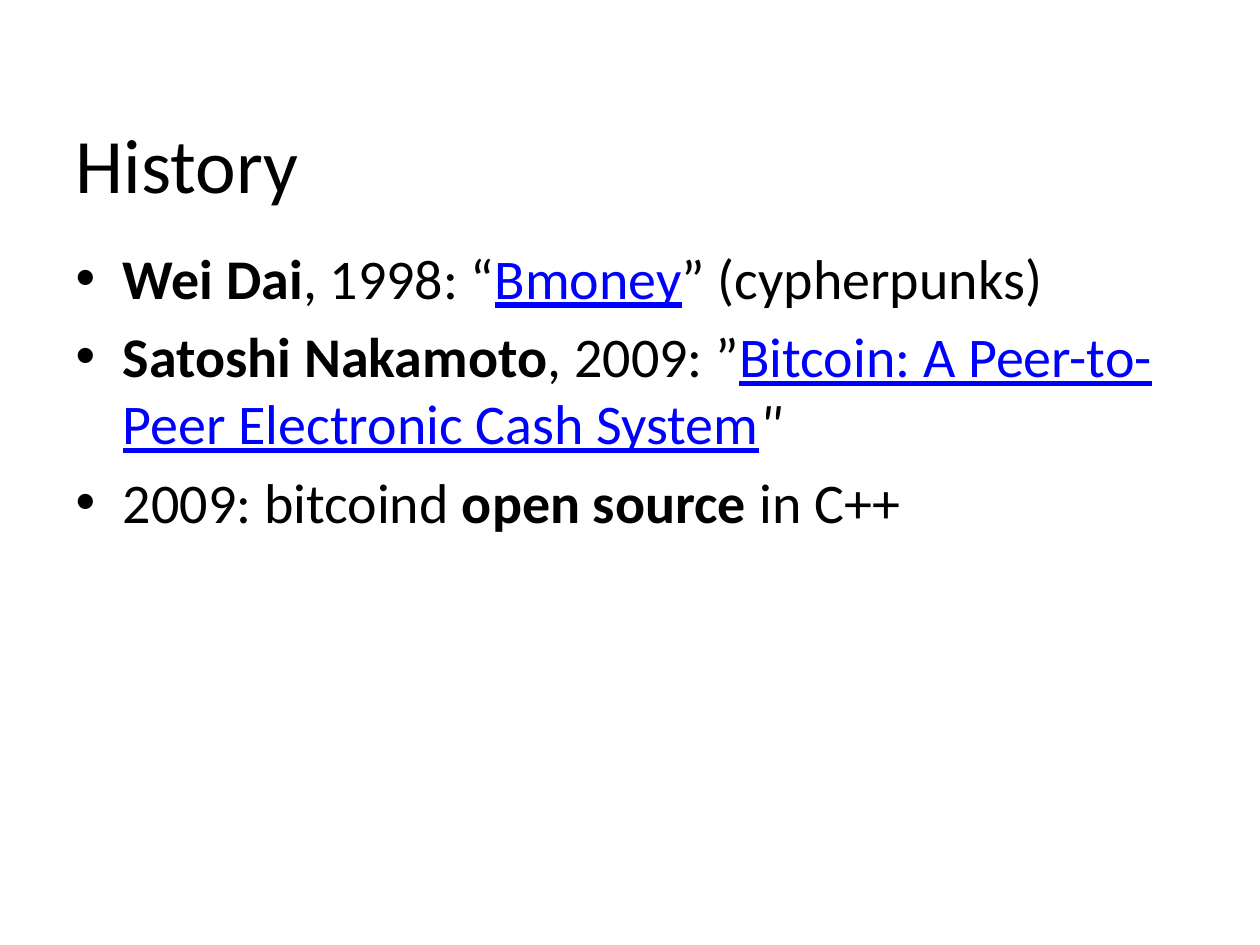
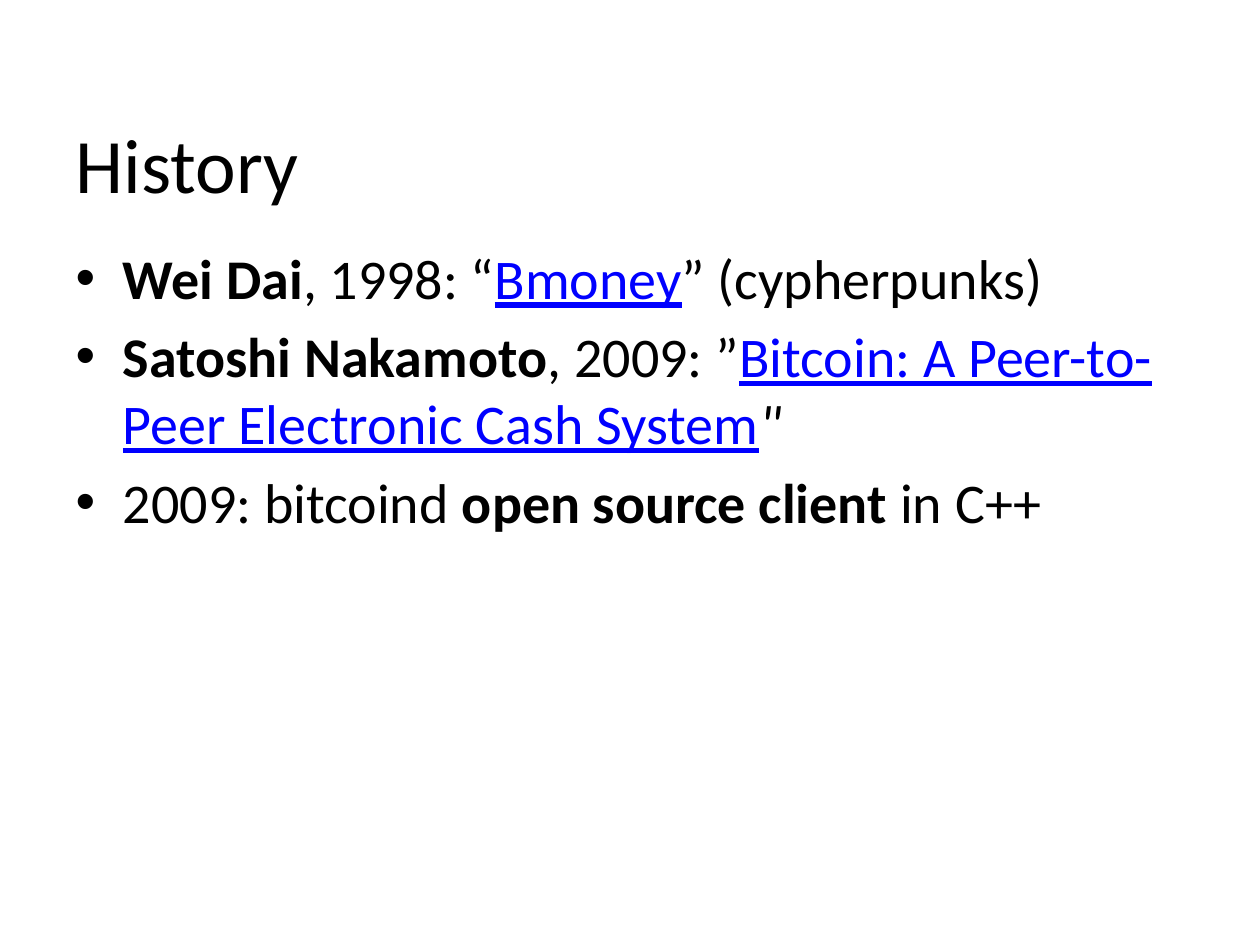
Before and after one commit to dionyziz/ntua-crypto, a slide deck: slide 3 of bitcoin-en.pptx. Drawn at 1260x945 pixels with LibreOffice and Linux fonts; fonts in the diff are those of the drawing. Boxes give left, top, right and bottom in pixels: in the first picture for what was removed or moved away, otherwise in the second. Text is boxed around its words. In the diff, an @@ line names an element or a change of style, - is before the commit and + after.

```diff
--- a/bitcoin-en.pptx
+++ b/bitcoin-en.pptx
@@ text at (123, 483, 1041, 532): text changed @@
-• 2009: bitcoind open source in C++
+• 2009: bitcoind open source client in C++
```
Also in this commit, not shown: 15 other slides changed, 1 other file.
